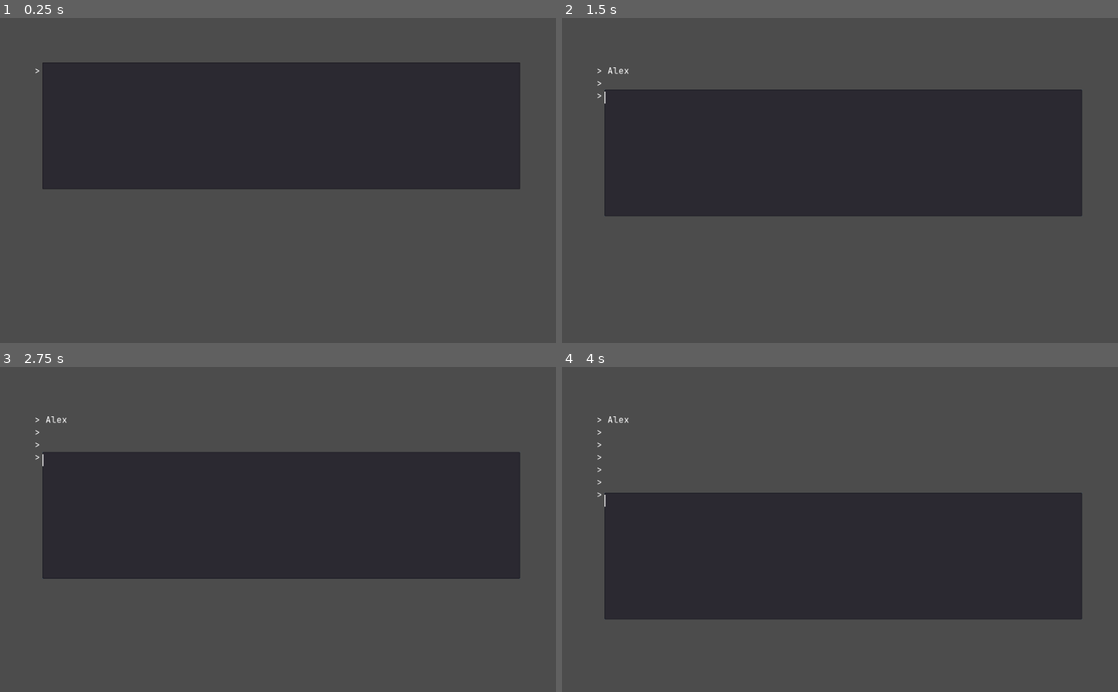
Above: before the commit, frames 1-4 (two rows, left to right).
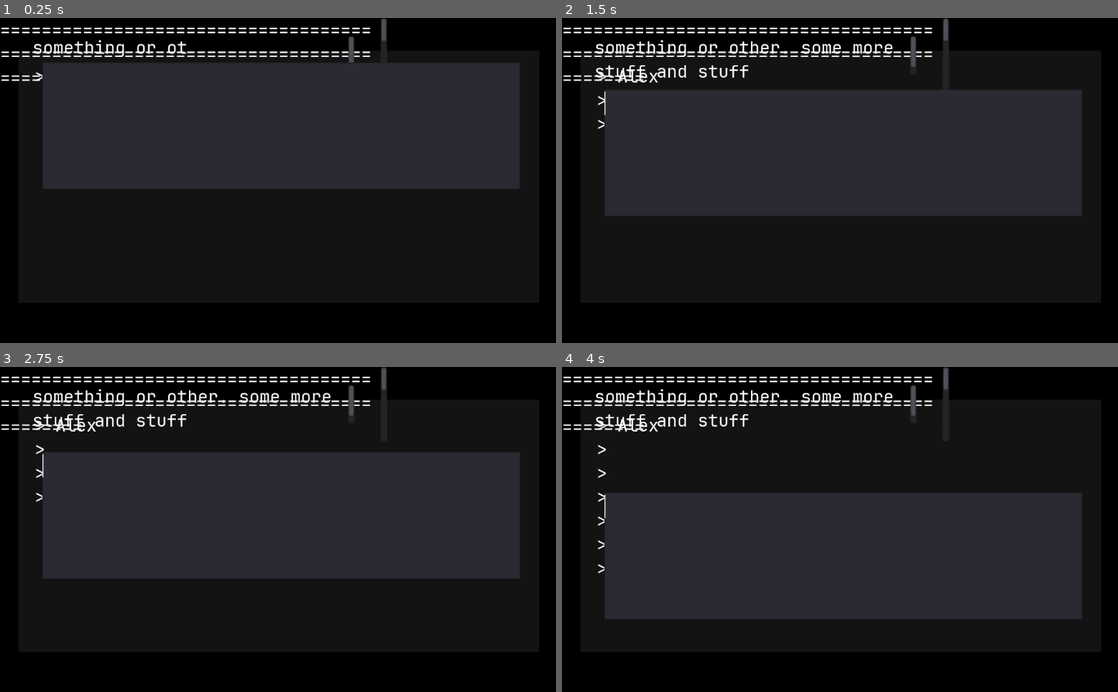
Above: after the commit, the same moments.

Repository: ailurada/project-seafarer
Game: Godot game, scene res://Control.tscn
Two runs of this game, one before a commit and one after it. Both use one fixed random seed, a clock stepped at 60 frames per second and the inputs below.
Inputs (mouse positions are in pixels of both pictures, inside the frame that each line leads up to):
- Up to frame 1 (0.25 s): no input
- Up to frame 2 (1.5 s): click (845, 125) at 0.52 s; type "Alex" at 0.6 s; tap Enter (enter) at 1.25, 1.35 s
- Up to frame 3 (2.75 s): tap Space at 2 s; tap Enter (enter) at 2.1 s
- Up to frame 4 (4 s): tap Enter (enter) at 2.75, 2.85, 3.6 s; tap Space at 3.5 s

The runs differ from the first frame. In frame 1, 66% of the frame differs, in the area x 0-100%, y 0-100%; in frame 2, 66%; in frame 3, 66%; in frame 4, 66%.

Commit message:
fixed blurry

Diff:
--- a/app/Control.tscn
+++ b/app/Control.tscn
@@ -1,17 +1,31 @@
-[gd_scene load_steps=3 format=2]
+[gd_scene load_steps=5 format=2]
 
 [ext_resource path="res://Scripts/UserInput.gd" type="Script" id=1]
 [ext_resource path="res://Resources/DefaultFont.tres" type="Theme" id=2]
+[ext_resource path="res://Scripts/DialogueBoxBorder.gd" type="Script" id=3]
+[ext_resource path="res://Scripts/DialogueBoxText.gd" type="Script" id=4]
 
 [node name="Control" type="Control"]
 anchor_right = 1.0
 anchor_bottom = 1.0
 theme = ExtResource( 2 )
 
+[node name="ColorRect" type="ColorRect" parent="."]
+margin_right = 2497.0
+margin_bottom = 1252.0
+color = Color( 0, 0, 0, 1 )
+
+[node name="ColorRect" type="ColorRect" parent="ColorRect"]
+margin_left = 34.0
+margin_top = 60.0
+margin_right = 993.0
+margin_bottom = 526.0
+color = Color( 0.0784314, 0.0784314, 0.0784314, 1 )
+
 [node name="DialogueBoxBorder" type="RichTextLabel" parent="."]
 margin_right = 713.0
 margin_bottom = 137.0
-script = ExtResource( 2 )
+script = ExtResource( 3 )
 
 [node name="DialogueBoxText" type="RichTextLabel" parent="DialogueBoxBorder"]
 anchor_left = 0.5
@@ -25,20 +39,7 @@
 rect_clip_content = false
 custom_colors/default_color = Color( 1, 1, 1, 1 )
 bbcode_enabled = true
-script = ExtResource( 1 )
-
-[node name="ColorRect" type="ColorRect" parent="."]
-visible = false
-margin_right = 1025.0
-margin_bottom = 600.0
-color = Color( 0.168627, 0.168627, 0.168627, 1 )
-
-[node name="ColorRect" type="ColorRect" parent="ColorRect"]
-margin_left = 34.0
-margin_top = 60.0
-margin_right = 993.0
-margin_bottom = 526.0
-color = Color( 0.0784314, 0.0784314, 0.0784314, 1 )
+script = ExtResource( 4 )
 
 [node name="RichTextLabel" type="RichTextLabel" parent="."]
 margin_left = 64.0
--- a/app/Resources/DefaultFont.tres
+++ b/app/Resources/DefaultFont.tres
@@ -1,10 +1,10 @@
 [gd_resource type="Theme" load_steps=3 format=2]
 
-[sub_resource type="DynamicFontData" id=1]
-font_path = "res://Fonts/JetBrainsMono-Regular.ttf"
+[ext_resource path="res://Fonts/JetBrainsMono-Regular.ttf" type="DynamicFontData" id=1]
 
 [sub_resource type="DynamicFont" id=2]
-font_data = SubResource( 1 )
+size = 32
+font_data = ExtResource( 1 )
 
 [resource]
 default_font = SubResource( 2 )
--- a/app/project.godot
+++ b/app/project.godot
@@ -13,6 +13,10 @@
 config/name="Seafarer"
 run/main_scene="res://Control.tscn"
 config/icon="res://icon.png"
+
+[display]
+
+window/dpi/allow_hidpi=true
 
 [global]
 
Binary file added: app/Fonts/JetBrainsMono-Regular.woff2
